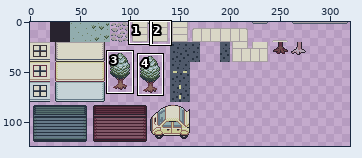
File history of a pixel-art file, graphics/tilesets/neighborhood_2.aseprite. The first picture is a wide view before the edit; the outline marks the close-up.
Close-up. Before the edit:
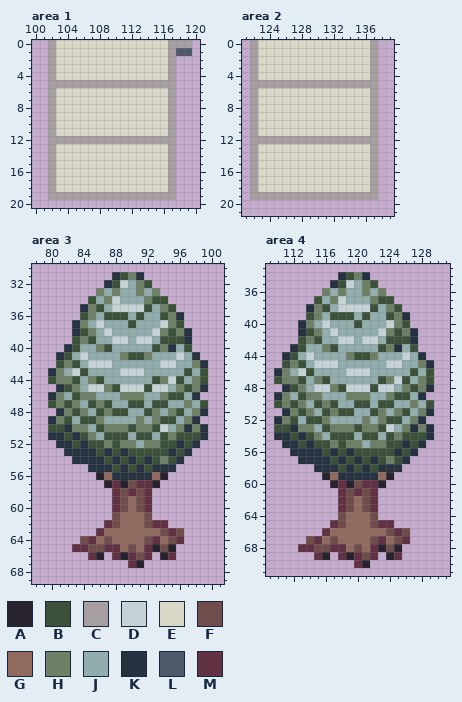
320x200 pixels, 1 frame. Shown: area 1: x 100..120, y 0..20; area 2: x 121..139, y 0..21; area 3: x 78..101, y 30..69; area 4: x 109..131, y 33..71. The wide view leaves out empty margins. The commit also changed other parts of the picture, which this record leaves out.
Palette (. is transparent): A #28232f  B #3c513a  C #a69ea1  D #c5d2d6  E #d9d7c6  F #6f4d4b  G #916b5f  H #6e8066  J #92adae  K #273240  L #4f596a  M #623244
Pixels before, area 1, first column x 102:
 0 CEEEEEEEEEEEEEECCC
 1 CEEEEEEEEEEEEEECLL
 2 CEEEEEEEEEEEEEEC..
 3 CEEEEEEEEEEEEEEC..
 4 CEEEEEEEEEEEEEEC..
 5 CCCCCCCCCCCCCCCC..
 6 CEEEEEEEEEEEEEEC..
 7 CEEEEEEEEEEEEEEC..
 8 CEEEEEEEEEEEEEEC..
 9 CEEEEEEEEEEEEEEC..
10 CEEEEEEEEEEEEEEC..
11 CEEEEEEEEEEEEEEC..
12 CCCCCCCCCCCCCCCC..
13 CEEEEEEEEEEEEEEC..
14 CEEEEEEEEEEEEEEC..
15 CEEEEEEEEEEEEEEC..
16 CEEEEEEEEEEEEEEC..
17 CEEEEEEEEEEEEEEC..
18 CEEEEEEEEEEEEEEC..
19 CCCCCCCCCCCCCCCC..
Pixels before, area 2, first column x 122:
 0 CEEEEEEEEEEEEEEC
 1 CEEEEEEEEEEEEEEC
 2 CEEEEEEEEEEEEEEC
 3 CEEEEEEEEEEEEEEC
 4 CEEEEEEEEEEEEEEC
 5 CCCCCCCCCCCCCCCC
 6 CEEEEEEEEEEEEEEC
 7 CEEEEEEEEEEEEEEC
 8 CEEEEEEEEEEEEEEC
 9 CEEEEEEEEEEEEEEC
10 CEEEEEEEEEEEEEEC
11 CEEEEEEEEEEEEEEC
12 CCCCCCCCCCCCCCCC
13 CEEEEEEEEEEEEEEC
14 CEEEEEEEEEEEEEEC
15 CEEEEEEEEEEEEEEC
16 CEEEEEEEEEEEEEEC
17 CEEEEEEEEEEEEEEC
18 CEEEEEEEEEEEEEEC
19 CCCCCCCCCCCCCCCC
Pixels before, area 3, first column x 80:
31 ........KBHK........
32 .......KBDJHB.......
33 ......HJHJJHJH......
34 .....BJHDJJJHBB.....
35 ....KHBJDDDDBJHB....
36 ....BHJBBBJBJJBHK...
37 ...KHJDJJJBJJJDHB...
38 ...KBHJDJJJJJDHBHK..
39 ...BHBJJDDJDDJBBBK..
40 ..KBJJHBJJJJJBHKJB..
41 .KBJDJJJJHBBHJJJDJK.
42 .BHBJDDDJJJJJJDDJJHK
43 KHJDBJJJJDDDJJJJJBJB
44 BHHBJHBJJJJJJBHDBJHB
45 .KBHJDDHBDDDBDDJHBHK
46 KHJBHHJJJHHHJJHBBJK.
47 BHBHJBHBJJBBJBBJJHJB
48 .KHBHJBHBBJJBHJHBJHK
49 KHBJBBHJJJJHJHBBJHK.
50 BBKHHJBHHHBHHBDJHKHK
51 KKBKBHJBBBJBBJBHBBBK
52 .KKBKBBHBHHJHHBBKBK.
53 ..KKKKBKBKBBBBBKBK..
54 ...KKKKBKBKBKBHBK...
55 .....KKKBKBKBKKK....
56 ......AGKKKKKGA.....
57 .......AMAFMMA......
58 ........MFMFM.......
59 ........MFGFM.......
60 ........MFGFM.......
61 ........FGGGF.......
62 .......MFGGGFMM.....
63 ......MGGGGGGGFMF...
64 ....FMGFGGGGFMGFM...
65 ...MMFFMMGFGMAFA....
66 .....MA.MAMFM.AM....
67 ..........MA........
Pixels before, area 4, first column x 110:
34 ........KBHK........
35 .......KBDJHB.......
36 ......HJHJJHJH......
37 .....BJHDJJJHBB.....
38 ....KHBJDDDDBJHB....
39 ....BHJBBBJBJJBHK...
40 ...KHJDJJJBJJJDHB...
41 ...KBHJDJJJJJDHBHK..
42 ...BHBJJDDJDDJBBBK..
43 ..KBJJHBJJJJJBHKJB..
44 .KBJDJJJJHBBHJJJDJK.
45 .BHBJDDDJJJJJJDDJJHK
46 KHJDBJJJJDDDJJJJJBJB
47 BHHBJHBJJJJJJBHDBJHB
48 .KBHJDDHBDDDBDDJHBHK
49 KHJBHHJJJHHHJJHBBJK.
50 BHBHJBHBJJBBJBBJJHJB
51 .KHBHJBHBBJJBHJHBJHK
52 KHBJBBHJJJJHJHBBJHK.
53 BBKHHJBHHHBHHBDJHKHK
54 KKBKBHJBBBJBBJBHBBBK
55 .KKBKBBHBHHJHHBBKBK.
56 ..KKKKBKBKBBBBBKBK..
57 ...KKKKBKBKBKBHBK...
58 .....KKKBKBKBKKK....
59 ......AGKKKKKGA.....
60 .......AMAFMMA......
61 ........MFMFM.......
62 ........MFGFM.......
63 ........MFGFM.......
64 ........FGGGF.......
65 .......MFGGGFMM.....
66 ......MGGGGGGGFMF...
67 ....FMGFGGGGFMGFM...
68 ...MMFFMMGFGMAFA....
69 .....MA.MAMFM.AM....
70 ..........MA........
The result:
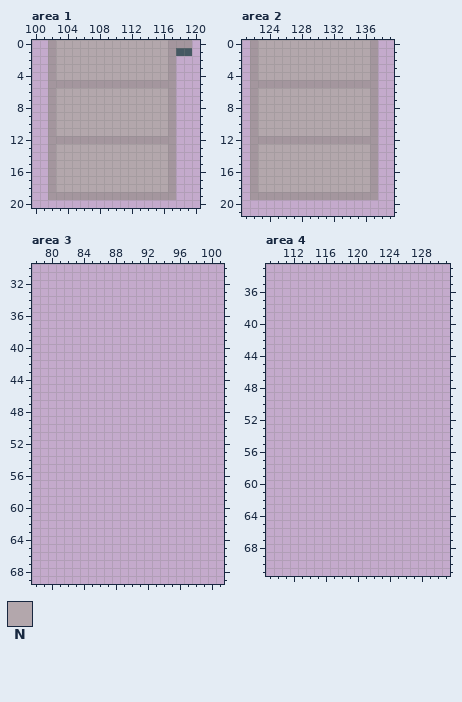
Colours new in this view: N #b3a7ac
The exact change:
colour A: #28232f -> #201d25
colour C: #a69ea1 -> #a4969e
colour L: #4f596a -> #455862
Changed rows in their new state; - is a pixel that keeps its letter.
Area 1:
first column x 103:
 0 NNNNNNNNNNNNNN
 1 NNNNNNNNNNNNNN
 2 NNNNNNNNNNNNNN
 3 NNNNNNNNNNNNNN
 4 NNNNNNNNNNNNNN
 6 NNNNNNNNNNNNNN
 7 NNNNNNNNNNNNNN
 8 NNNNNNNNNNNNNN
 9 NNNNNNNNNNNNNN
10 NNNNNNNNNNNNNN
11 NNNNNNNNNNNNNN
13 NNNNNNNNNNNNNN
14 NNNNNNNNNNNNNN
15 NNNNNNNNNNNNNN
16 NNNNNNNNNNNNNN
17 NNNNNNNNNNNNNN
18 NNNNNNNNNNNNNN
Area 2:
first column x 123:
 0 NNNNNNNNNNNNNN
 1 NNNNNNNNNNNNNN
 2 NNNNNNNNNNNNNN
 3 NNNNNNNNNNNNNN
 4 NNNNNNNNNNNNNN
 6 NNNNNNNNNNNNNN
 7 NNNNNNNNNNNNNN
 8 NNNNNNNNNNNNNN
 9 NNNNNNNNNNNNNN
10 NNNNNNNNNNNNNN
11 NNNNNNNNNNNNNN
13 NNNNNNNNNNNNNN
14 NNNNNNNNNNNNNN
15 NNNNNNNNNNNNNN
16 NNNNNNNNNNNNNN
17 NNNNNNNNNNNNNN
18 NNNNNNNNNNNNNN
Area 3:
first column x 80:
31 --------....--------
32 -------......-------
33 ------........------
34 -----..........-----
35 ----............----
36 ----.............---
37 ---..............---
38 ---...............--
39 ---...............--
40 --................--
41 -..................-
42 -...................
43 ....................
44 ....................
45 -...................
46 ...................-
47 ....................
48 -...................
49 ...................-
50 ....................
51 ....................
52 -..................-
53 --................--
54 ---..............---
55 -----...........----
56 ------.........-----
57 -------.......------
58 --------.....-------
59 --------.....-------
60 --------.....-------
61 --------.....-------
62 -------........-----
63 ------...........---
64 ----.............---
65 ---.............----
66 -----..-.....-..----
67 ----------..--------
Area 4:
first column x 110:
34 --------....--------
35 -------......-------
36 ------........------
37 -----..........-----
38 ----............----
39 ----.............---
40 ---..............---
41 ---...............--
42 ---...............--
43 --................--
44 -..................-
45 -...................
46 ....................
47 ....................
48 -...................
49 ...................-
50 ....................
51 -...................
52 ...................-
53 ....................
54 ....................
55 -..................-
56 --................--
57 ---..............---
58 -----...........----
59 ------.........-----
60 -------.......------
61 --------.....-------
62 --------.....-------
63 --------.....-------
64 --------.....-------
65 -------........-----
66 ------...........---
67 ----.............---
68 ---.............----
69 -----..-.....-..----
70 ----------..--------
Boxes around the changes in both close-ups, in picture pixels (x1, y1, x2, y2):
changed: (48, 40, 192, 200)
changed: (250, 40, 378, 200)
erased: (48, 272, 208, 568)
erased: (274, 272, 434, 568)
